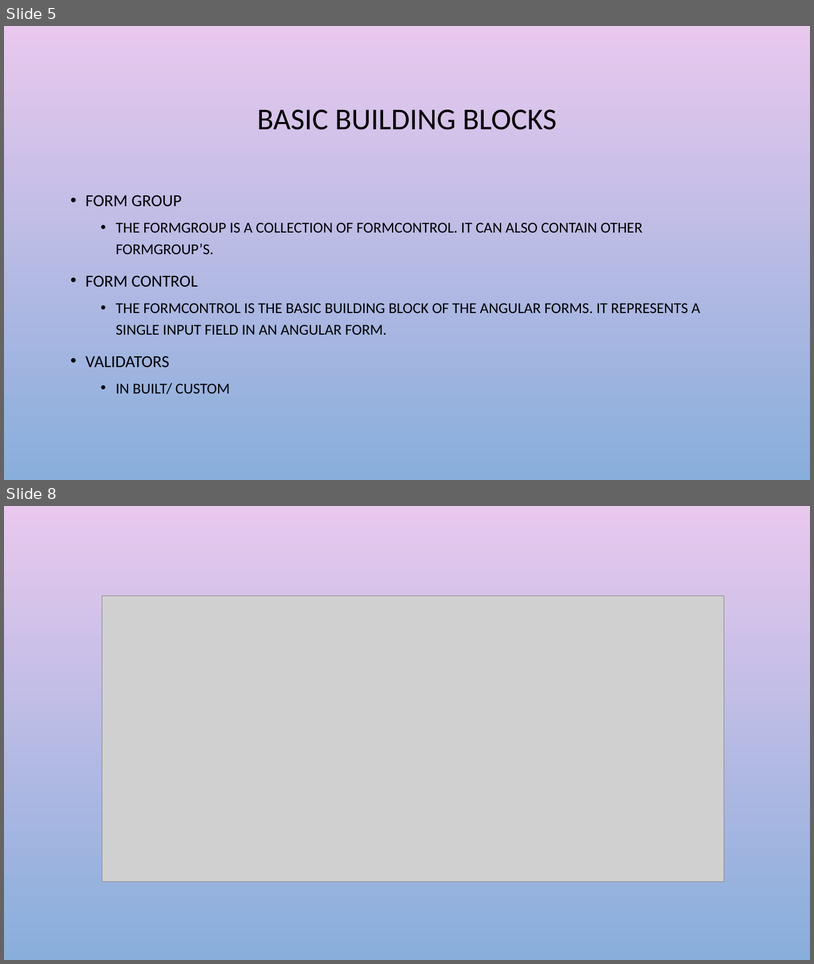
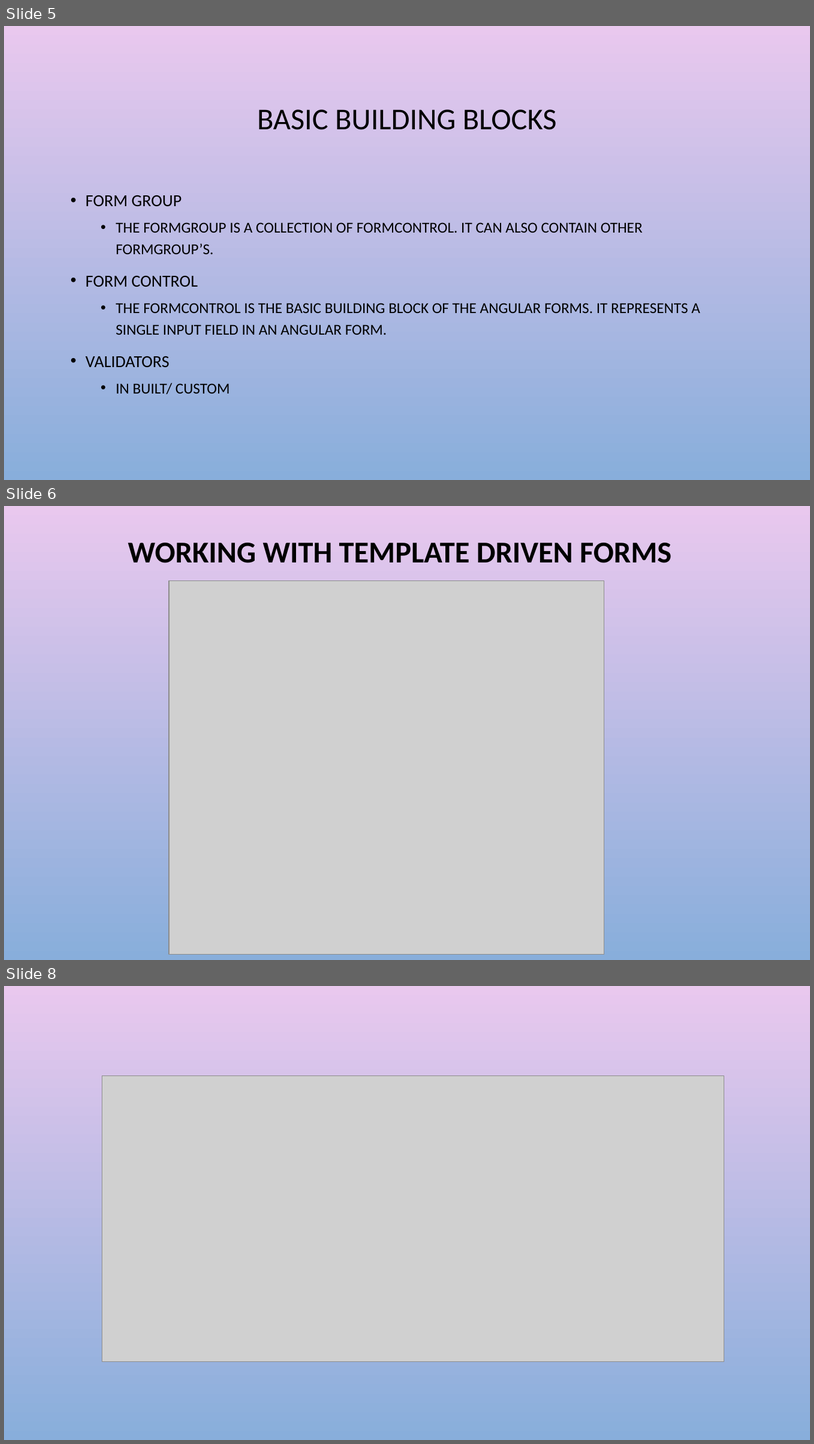
Before and after one commit to harikatakam/angular-forms, a slide deck: Reactive forms.pptx. Shown one above the other, each under a label of ours: slides 5 and 8 before the commit, slides 5, 6 and 8 after it; the slides between them are not shown. The pictures are 814x964 and 814x1444 pixels, drawn with LibreOffice and Linux fonts; fonts in the diff are those of the drawing; grey boxes stand for pictures; background and template pictures are left out. Boxes give left, top, right and bottom in pixels: in the first picture for what was removed or moved away, otherwise in the second. Text is boxed around its words. In the diff, an @@ line names an element or a change of style, - is before the commit and + after.

Commit message:
added ppt slides for both template and reacive basics

```diff
--- a/Reactive forms.pptx
+++ b/Reactive forms.pptx
@@ slide 6 added at bbox=[4, 506, 810, 960], background picture (left out) @@
@@ title added at bbox=[128, 543, 672, 563], 36 pt, text #000000, bold @@
+WORKING WITH TEMPLATE DRIVEN FORMS
@@ picture added at bbox=[169, 580, 604, 954] @@
```
Also in this commit, not shown: 2 slides changed, 3 other slides added, 1 slide removed, 2 other files.
